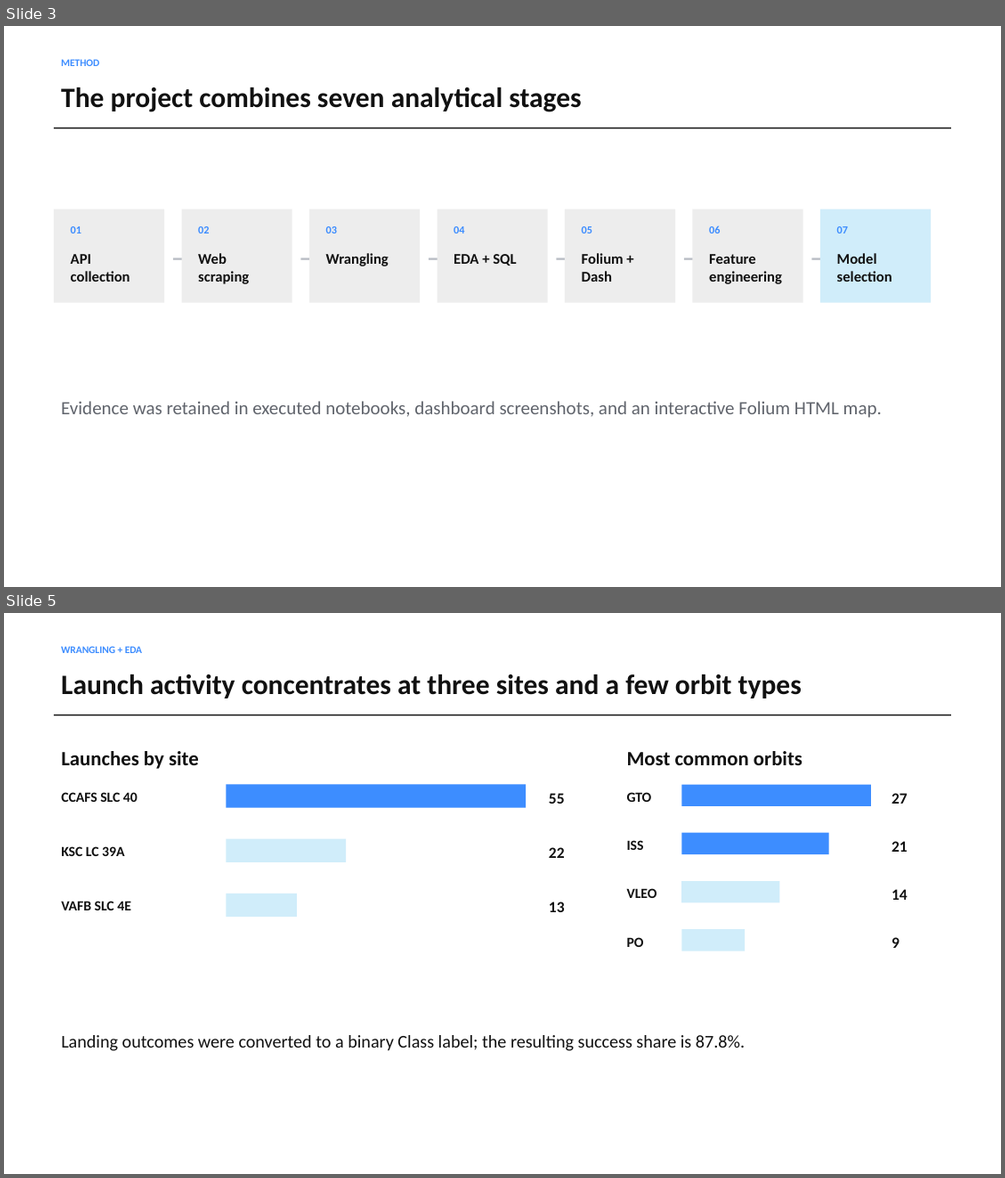
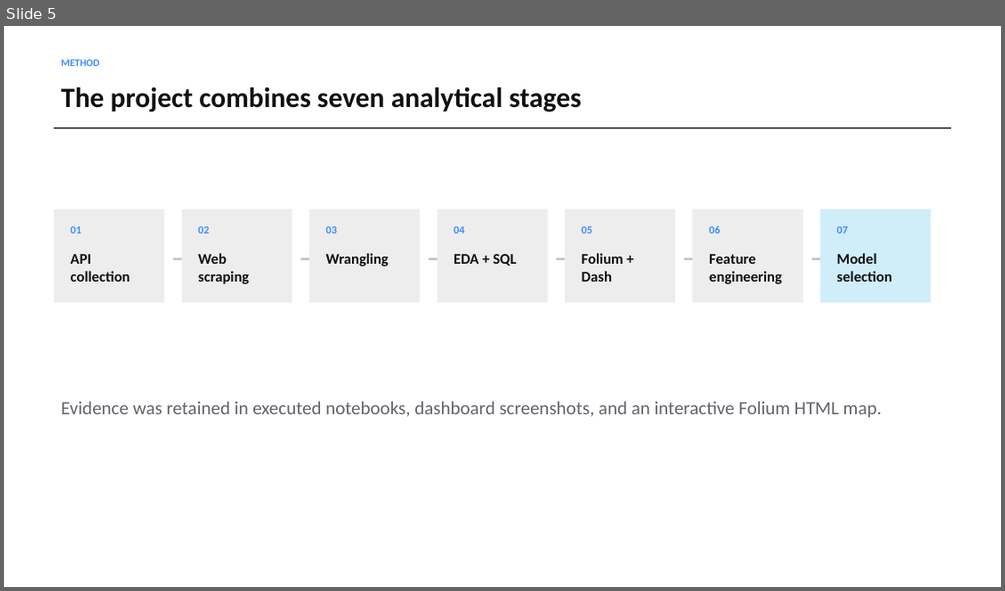
Before and after one commit to TristinWen/spacex-falcon9-landing-prediction, a slide deck: final-deliverables/SpaceX_Falcon9_Final_Presentation.pptx. Shown one above the other, each under a label of ours: slides 3 and 5 before the commit, slide 5 after it; the slides between them are not shown. The pictures are 1005x1178 and 1005x591 pixels, drawn with LibreOffice and Linux fonts; fonts in the diff are those of the drawing. Boxes give left, top, right and bottom in pixels: in the first picture for what was removed or moved away, otherwise in the second. Text is boxed around its words. In the diff, an @@ line names an element or a change of style, - is before the commit and + after.

```diff
--- a/final-deliverables/SpaceX_Falcon9_Final_Presentation.pptx
+++ b/final-deliverables/SpaceX_Falcon9_Final_Presentation.pptx
@@ slide 5 removed at [4,613,1001,1174], background #FFFFFF @@
@@ text removed at [61,646,142,653] @@
-WRANGLING + EDA
@@ text removed at [61,674,801,698] @@
-Launch activity concentrates at three sites and a few orbit types
@@ rectangle removed at [54,714,952,715] @@
@@ text removed at [61,751,199,769] @@
-Launches by site
@@ text removed at [627,751,802,765] @@
-Most common orbits
@@ text removed at [61,792,138,802] @@
-CCAFS SLC 40
@@ rectangle removed at [226,784,526,807] @@
@@ text removed at [549,793,565,803] @@
-55
@@ text removed at [627,792,652,802] @@
-GTO
@@ rectangle removed at [681,784,871,806] @@
@@ text removed at [891,793,907,803] @@
-27
@@ text removed at [61,846,124,856] @@
-KSC LC 39A
@@ rectangle removed at [226,839,346,862] @@
@@ text removed at [549,847,565,858] @@
-22
@@ text removed at [627,840,644,850] @@
-ISS
@@ rectangle removed at [681,833,829,854] @@
@@ text removed at [891,841,907,852] @@
-21
@@ text removed at [61,900,131,910] @@
-VAFB SLC 4E
@@ rectangle removed at [226,893,297,916] @@
@@ text removed at [549,901,565,912] @@
-13
@@ text removed at [627,888,657,898] @@
-VLEO
@@ rectangle removed at [681,881,779,902] @@
@@ text removed at [891,889,907,900] @@
-14
@@ rectangle removed at [681,929,744,951] @@
@@ text removed at [627,937,644,947] @@
-PO
@@ text removed at [891,937,899,948] @@
-9
@@ text removed at [61,1035,744,1051] @@
-Landing outcomes were converted to a binary Class label; the resulting success share is 87.8%.
@@ what was slide 3 is now slide 5 @@
```
Also in this commit, not shown: 6 slides changed, 7 slides added, 2 other slides removed, 1 other file.
